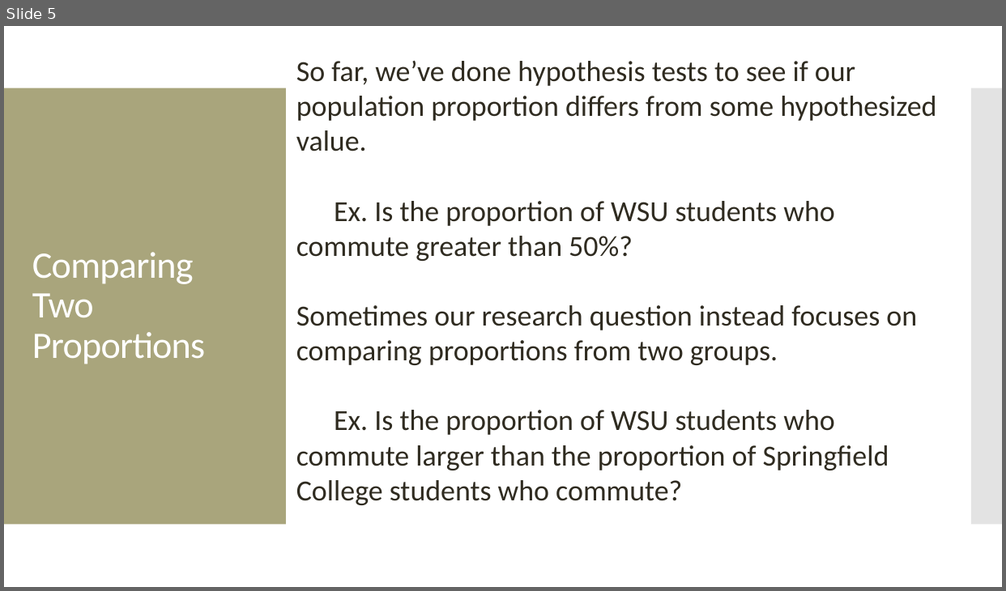
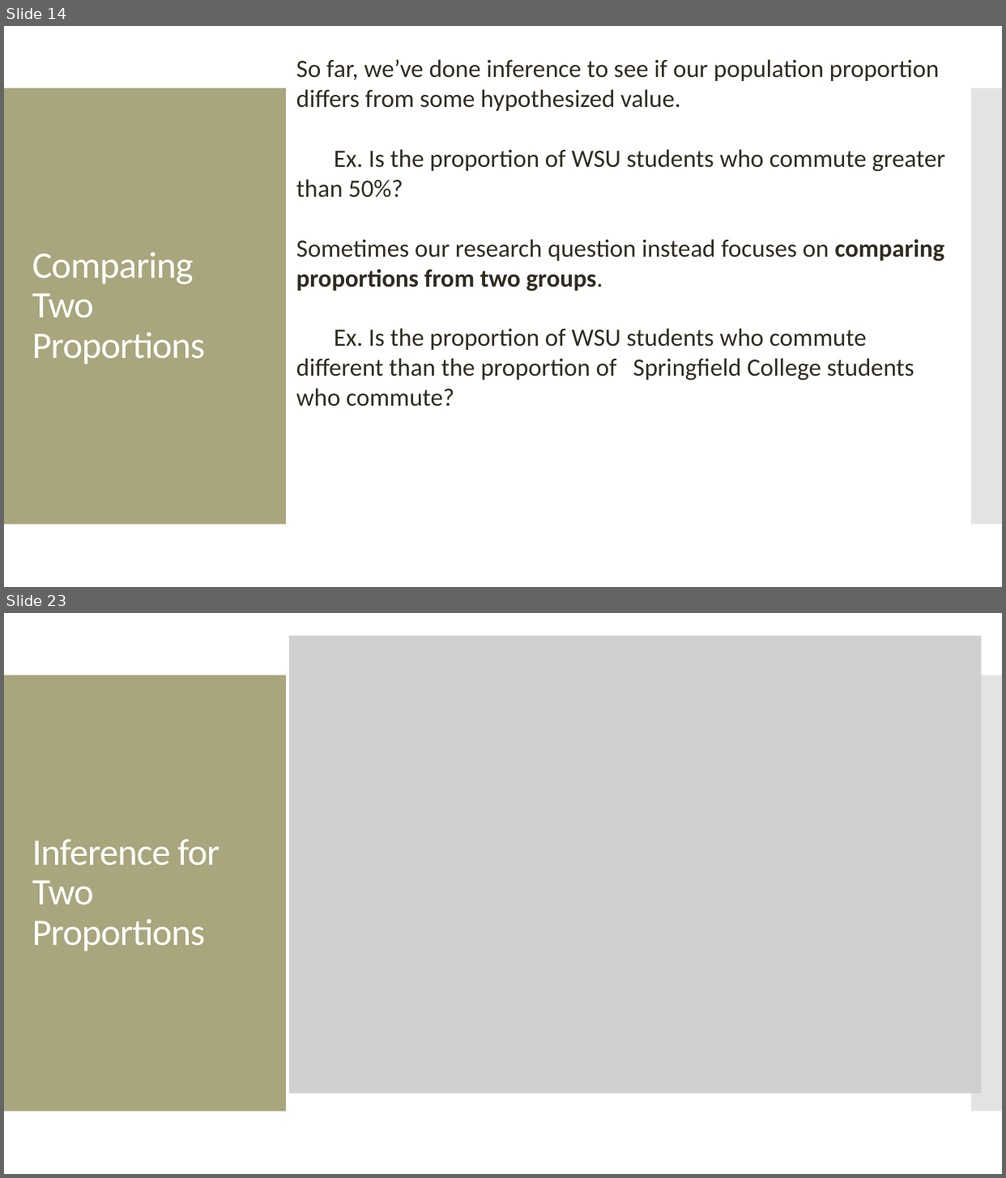
Before and after one commit to amosca01/MATH108-S24, a slide deck: slides/11-categorical-inference-pt1.pptx. Shown one above the other, each under a label of ours: slide 5 before the commit, slides 14 and 23 after it; the slides between them are not shown. The pictures are 1006x591 and 1006x1178 pixels, drawn with LibreOffice and Linux fonts; fonts in the diff are those of the drawing; grey boxes stand for pictures. Boxes give left, top, right and bottom in pixels: in the first picture for what was removed or moved away, otherwise in the second. Text is boxed around its words. In the diff, an @@ line names an element or a change of style, - is before the commit and + after.

```diff
--- a/slides/11-categorical-inference-pt1.pptx
+++ b/slides/11-categorical-inference-pt1.pptx
@@ slide 23 added at (4,613,1002,1174), background #FFFFFF; not listed: 2 template elements that a slide beside it also shows @@
@@ picture added at (289,636,982,1093) @@
@@ title added at (32,839,219,952), 36 pt, text #FFFFFF @@
+Inference for Two Proportions
@@ what was slide 5 is now slide 14 @@
@@ slide 14 changed as well @@
@@ text at (296,59,939,111): text changed; size 28 to 24 pt @@
-So far, we’ve done hypothesis tests to see if our population proportion differs from some hypothesized value.
+So far, we’ve done inference to see if our population proportion differs from some hypothesized value.
@@ text at (296,149,946,292): size 28 to 24 pt in "Ex. Is the proportion of WSU students ...", "Sometimes our research question instead focuses on ..."; bold on in "comparing proportions from two groups." @@
@@ text at (296,328,914,407): text changed; size 28 to 24 pt @@
-Ex. Is the proportion of WSU students who commute larger than the proportion of Springfield College students who commute?
+Ex. Is the proportion of WSU students who commute different than the proportion of Springfield College students who commute?
```
Also in this commit, not shown: 19 other slides added, 10 other files.
